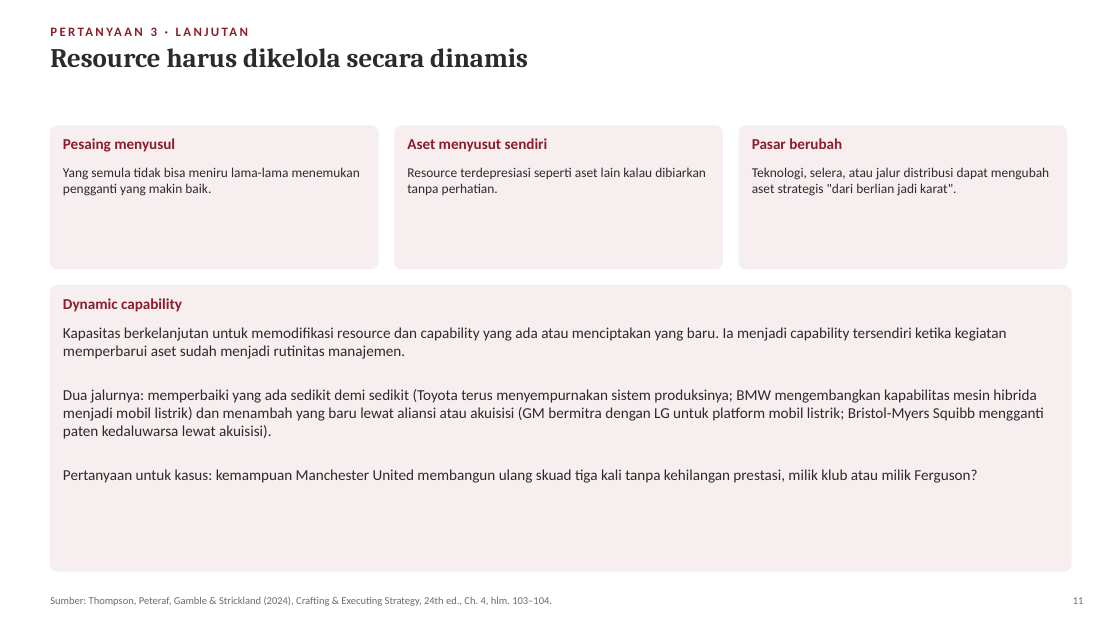
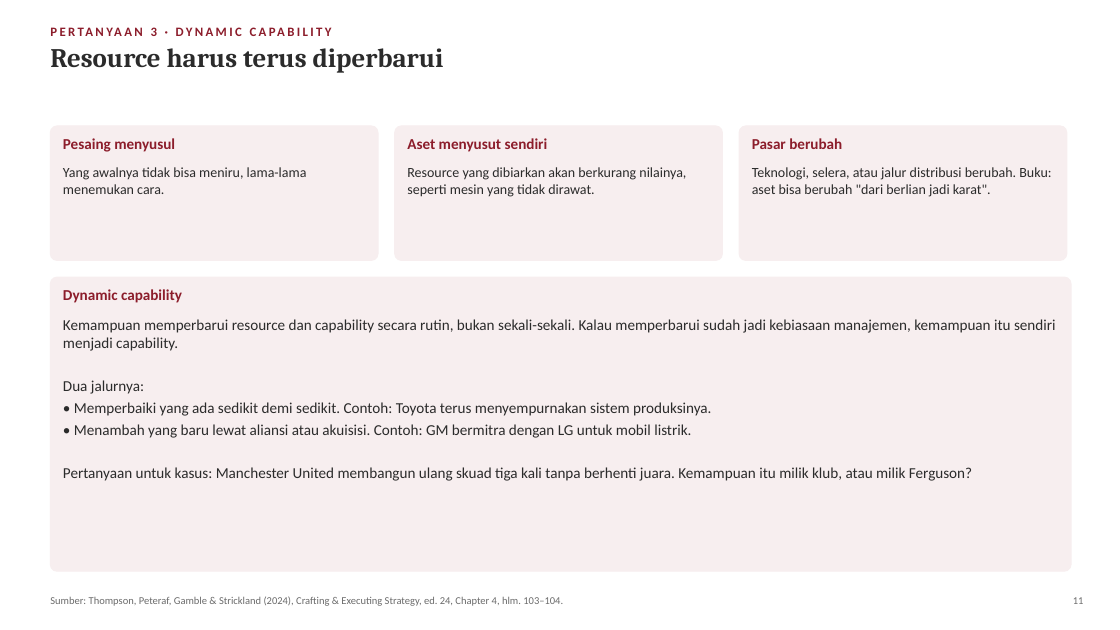
Before and after one commit to aslihabnuri/Dom-Manipulation, a slide deck: slide 11 of materi-strategic-management/presentasi/SMJKT_Group 4_Case Manchester United.pptx. Drawn at 1120x630 pixels with LibreOffice and Linux fonts; fonts in the diff are those of the drawing. Boxes give left, top, right and bottom in pixels: in the first picture for what was removed or moved away, otherwise in the second. Text is boxed around its words. In the diff, an @@ line names an element or a change of style, - is before the commit and + after.

```diff
--- a/materi-strategic-management/presentasi/SMJKT_Group 4_Case Manchester United.pptx
+++ b/materi-strategic-management/presentasi/SMJKT_Group 4_Case Manchester United.pptx
@@ text at [50, 48, 444, 73]: text changed @@
-Resource harus dikelola secara dinamis
+Resource harus terus diperbarui
@@ rounded rectangle: place and size @@
-rounded rectangle at [50, 126, 378, 269]
+rounded rectangle at [50, 126, 378, 260]
@@ rounded rectangle: place and size @@
-rounded rectangle at [395, 126, 723, 269]
+rounded rectangle at [395, 126, 723, 260]
@@ proportions changed in 4 elements at [50, 277, 1071, 571], [50, 126, 378, 260], [395, 126, 723, 260], [739, 126, 1067, 260] @@
@@ rounded rectangle: place and size @@
-rounded rectangle at [739, 126, 1067, 269]
+rounded rectangle at [739, 126, 1067, 260]
@@ text at [63, 167, 307, 194]: text changed; size 11.5 to 12 pt @@
-Yang semula tidak bisa meniru lama-lama menemukan pengganti yang makin baik.
+Yang awalnya tidak bisa meniru, lama-lama menemukan cara.
@@ text at [407, 167, 686, 197]: text changed; size 11.5 to 12 pt @@
-Resource terdepresiasi seperti aset lain kalau dibiarkan tanpa perhatian.
+Resource yang dibiarkan akan berkurang nilainya, seperti mesin yang tidak dirawat.
@@ text at [752, 167, 1051, 197]: text changed; size 11.5 to 12 pt @@
-Teknologi, selera, atau jalur distribusi dapat mengubah aset strategis "dari berlian jadi karat".
+Teknologi, selera, atau jalur distribusi berubah. Buku: aset bisa berubah "dari berlian jadi karat".
@@ rounded rectangle: place and size @@
-rounded rectangle at [50, 286, 1071, 571]
+rounded rectangle at [50, 277, 1071, 571]
@@ text "Dynamic capability": place and size @@
-text "Dynamic capability" at [63, 298, 182, 312]
+text "Dynamic capability" at [63, 289, 182, 303]
@@ text at [63, 319, 1056, 481]: text changed @@
-Kapasitas berkelanjutan untuk memodifikasi resource dan capability yang ada atau menciptakan yang baru. Ia menjadi capability tersendiri ketika kegiatan memperbarui aset sudah menjadi rutinitas manajemen.
-Dua jalurnya: memperbaiki yang ada sedikit demi sedikit (Toyota terus menyempurnakan sistem produksinya; BMW mengembangkan kapabilitas mesin hibrida menjadi mobil listrik) dan menambah yang baru lewat aliansi atau akuisisi (GM bermitra dengan LG untuk platform mobil listrik; Bristol-Myers Squibb mengganti paten kedaluwarsa lewat akuisisi).
-Pertanyaan untuk kasus: kemampuan Manchester United membangun ulang skuad tiga kali tanpa kehilangan prestasi, milik klub atau milik Ferguson?
+Kemampuan memperbarui resource dan capability secara rutin, bukan sekali-sekali. Kalau memperbarui sudah jadi kebiasaan manajemen, kemampuan itu sendiri menjadi capability.
+Dua jalurnya:
+• Memperbaiki yang ada sedikit demi sedikit. Contoh: Toyota terus menyempurnakan sistem produksinya.
+• Menambah yang baru lewat aliansi atau akuisisi. Contoh: GM bermitra dengan LG untuk mobil listrik.
+Pertanyaan untuk kasus: Manchester United membangun ulang skuad tiga kali tanpa berhenti juara. Kemampuan itu milik klub, atau milik Ferguson?
@@ text at [50, 596, 563, 606]: text changed @@
-Sumber: Thompson, Peteraf, Gamble & Strickland (2024), Crafting & Executing Strategy, 24th ed., Ch. 4, hlm. 103–104.
+Sumber: Thompson, Peteraf, Gamble & Strickland (2024), Crafting & Executing Strategy, ed. 24, Chapter 4, hlm. 103–104.
```
Also in this commit, not shown: 38 other slides changed, 1 slide added, 4 slides removed, 2 other files.
